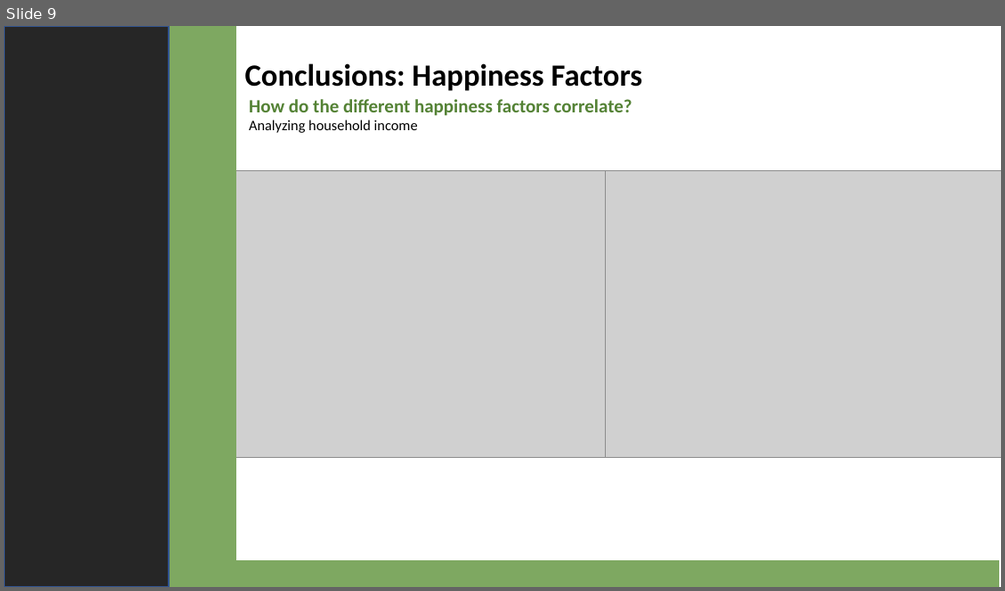
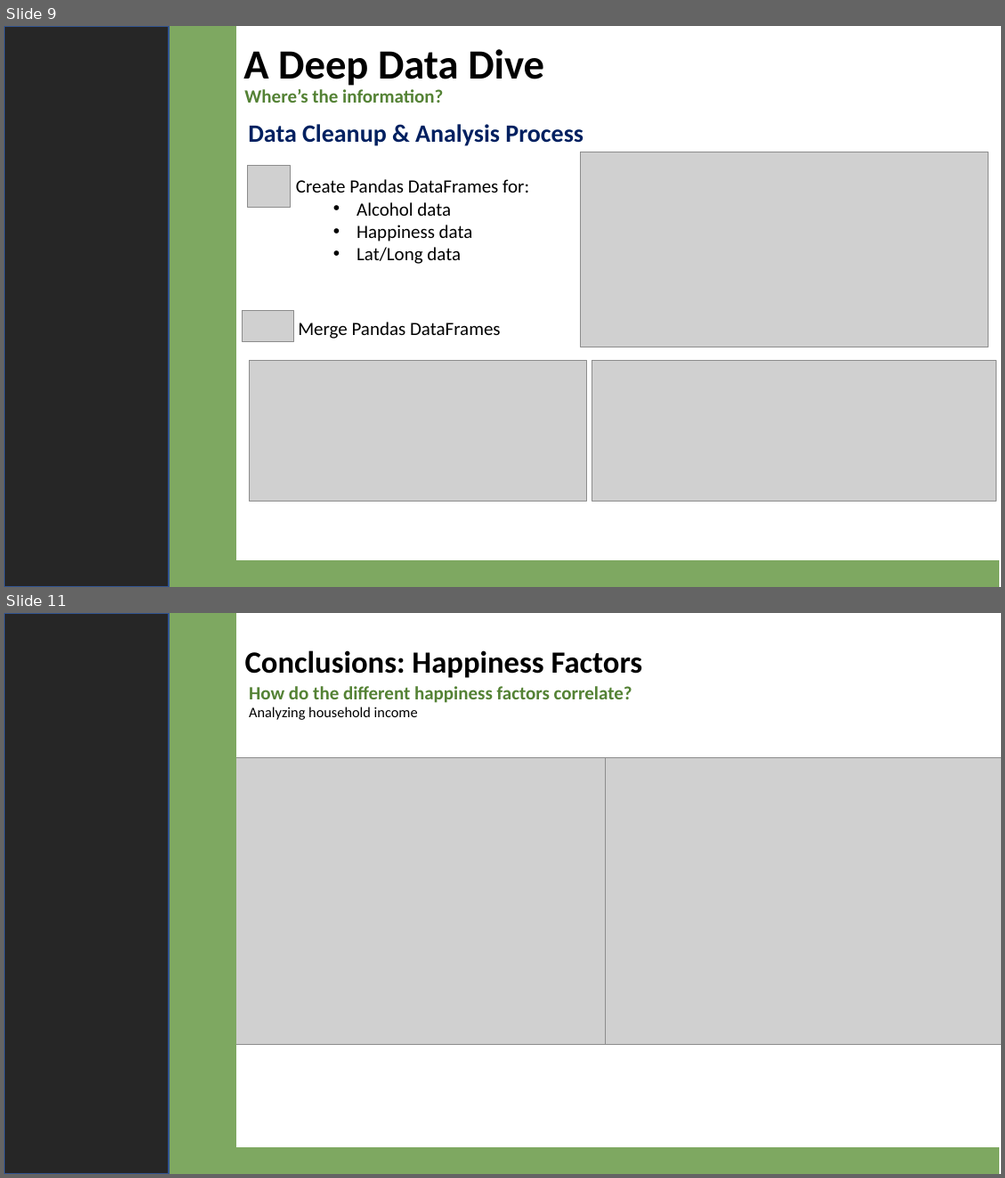
Before and after one commit to 4d4m43/DrinkAndBeHapPY, a slide deck: DrinkandBeHappy.pptx. Shown one above the other, each under a label of ours: slide 9 before the commit, slides 9 and 11 after it; the slides between them are not shown. The pictures are 1005x591 and 1005x1178 pixels, drawn with LibreOffice and Linux fonts; fonts in the diff are those of the drawing; grey boxes stand for pictures. Boxes give left, top, right and bottom in pixels: in the first picture for what was removed or moved away, otherwise in the second. Text is boxed around its words. In the diff, an @@ line names an element or a change of style, - is before the commit and + after.

Commit message:
added data exploration and analysis slides in powerpoint DrinkAndBeHappy

```diff
--- a/DrinkandBeHappy.pptx
+++ b/DrinkandBeHappy.pptx
@@ slide 9 added at box(4, 26, 1001, 587), background #542C39 @@
@@ rectangle added at box(4, 26, 1001, 587), fill #FFFFFF @@
@@ rectangle added at box(4, 26, 169, 587), fill #262626, outline #325491 1 pt @@
@@ rectangle added at box(86, 26, 235, 587), fill #7EA861, outline #7EA861 1 pt @@
@@ text added at box(243, 49, 544, 86), 40 pt, text #000000, bold @@
+A Deep Data Dive
@@ text added at box(244, 89, 443, 103), 18 pt, text #548235, bold @@
+Where’s the information?
@@ text added at box(248, 124, 583, 146), 24 pt, text #002060, bold @@
+Data Cleanup & Analysis Process
@@ picture added at box(581, 152, 989, 346) @@
@@ picture added at box(248, 165, 290, 207) @@
@@ text added at box(296, 179, 529, 264), 18 pt, text #000000 @@
+Create Pandas DataFrames for:
+  • Alcohol data
+  • Happiness data
+  • Lat/Long data
@@ picture added at box(242, 311, 294, 342) @@
@@ text added at box(298, 321, 501, 338), 18 pt, text #000000 @@
+Merge Pandas DataFrames
@@ picture added at box(250, 361, 587, 501) @@
@@ picture added at box(592, 360, 996, 501) @@
@@ rectangle added at box(208, 561, 998, 587), fill #7EA861, outline #7EA861 1 pt @@
@@ what was slide 9 is now slide 11 @@
```
Also in this commit, not shown: 4 slides changed, 2 other slides added, 1 slide removed, 2 other files.
